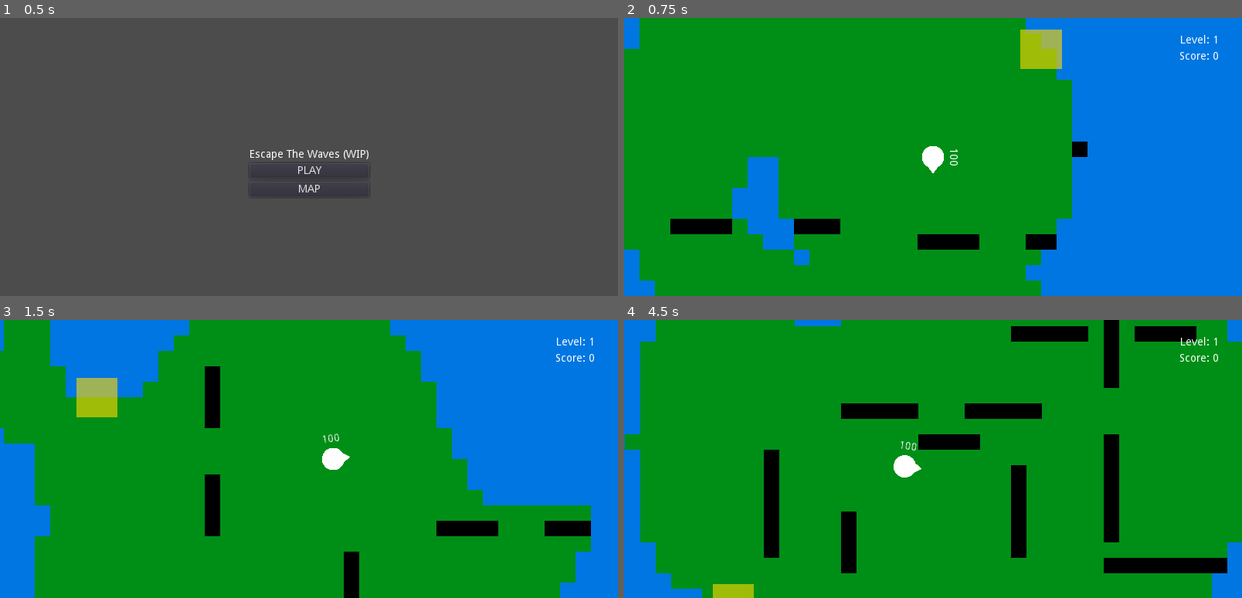
Above: before the commit, frames 1-4 (two rows, left to right).
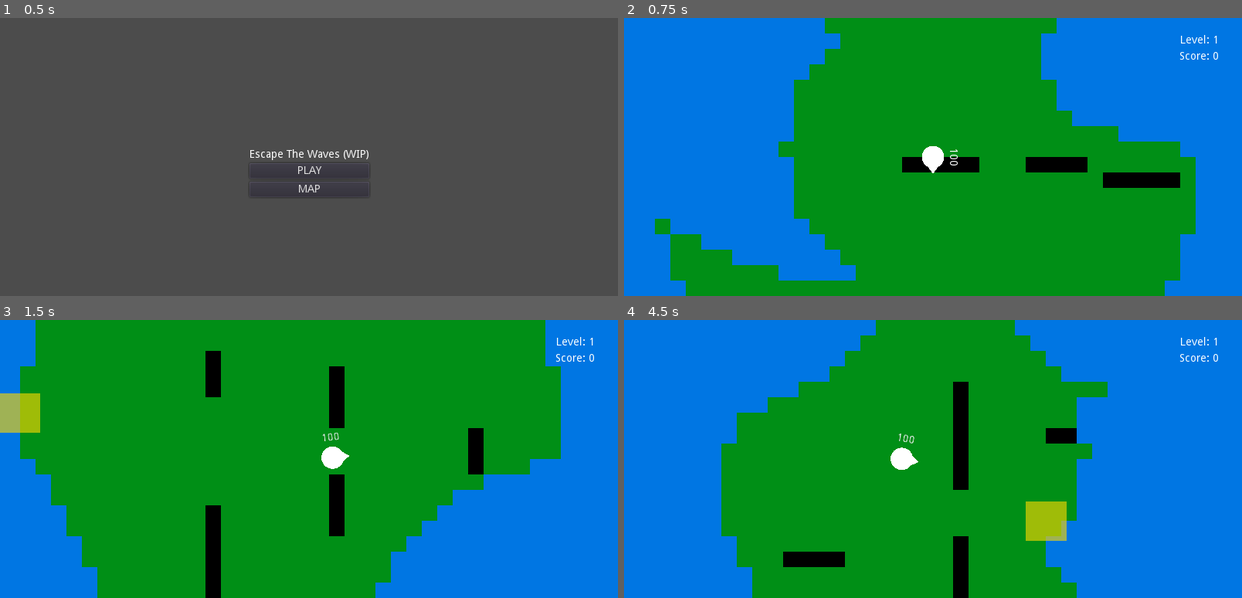
Above: after the commit, the same moments.

Repository: EmilienLeroy/EscapeTheWave
Game: Godot game, scene res://main.tscn
Same seed, same stepped clock (60 frames per second), same inputs: the game is played once before the commit and once after it.
Inputs (mouse positions are in pixels of both pictures, inside the frame that each line leads up to):
- Up to frame 1 (0.5 s): no input
- Up to frame 2 (0.75 s): click "MAP" at 0.5 s
- Up to frame 3 (1.5 s): tap Enter (ui_accept) at 1.25 s; move the mouse to (444, 445) at 1.27 s; hold Right (ui_right) from 1.28 s (still down); hold Enter (ui_accept) from 1.28 s (still down); click (444, 445) at 1.42 s
- Up to frame 4 (4.5 s): release Right (ui_right) at 2 s; release Enter (ui_accept) at 2 s; drag from (809, 472) to (636, 397) at 2.02 s; move the mouse to (994, 397) at 2.77 s; hold Right (ui_right) 2.78-3.5 s; hold Enter (ui_accept) 2.78-3.5 s; drag from (902, 514) to (747, 417) at 3.52 s; move the mouse to (1118, 500) at 4.27 s; hold Left (ui_left) from 4.28 s (still down); hold Enter (ui_accept) from 4.28 s (still down)

Frame 1 is identical in both runs. In frame 2, 39% of the frame differs, in the area x 0-93%, y 0-100%; in frame 3, 34%; in frame 4, 54%, in the area x 0-100%, y 0-100%.

Commit message:
⚡️ Improve loading time for same size of map

Diff:
--- a/entities/world/world.gd
+++ b/entities/world/world.gd
@@ -15,12 +15,13 @@
 
 func _ready():
 	var map = create_map(map_size);
-	var center = (map_size * tile_size) / 2
+	var center = (map_size * tile_size) / 2;
 
-	add_island(map, map_size / 4);
+	add_island(map, (map_size / 2) - 2);
 	remove_unconnected_island(map);
 	add_wall(map, map_size);
 	add_texture(map, map_size);
+	VisualServer.set_default_clear_color(Color8(0, 119, 228));
 
 	if (escape):
 		add_escape(map, escape);
@@ -67,10 +68,11 @@
 
 func get_island_border(map):
 	var border = []
+	var size = map.size();
 
-	for x in range(map.size()):
-		for y in range(map[x].size()):
-			if map[x][y] == 1:
+	for x in range(size):
+		for y in range(size):
+			if x + 1 < size and y + 1 < size and map[x][y] == 1:
 				if map[x - 1][y] == 0 or map[x + 1][y] == 0 or map[x][y - 1] == 0 or map[x][y + 1] == 0:
 					border.append(Vector2(x, y));
 
@@ -131,7 +133,7 @@
 
 				if (direction == 0):
 					for i in wall_length:
-						if map[x + i][y] == 1:
+						if x + i < size and map[x + i][y] == 1:
 							if (wall_length > 8 and i >= middle - 1 and i <= middle + 1):
 								map[x + i][y] = 1;
 								continue
@@ -140,7 +142,7 @@
 
 				elif (direction == 1):
 					for i in wall_length:
-						if map[x][y + i] == 1:
+						if x + i < size and y + i < size and map[x][y + i] == 1:
 							if (wall_length > 8 and i >= middle - 1 and i <= middle + 1):
 								map[x + i][y] = 1;
 								continue
--- a/scenes/map/map.gd
+++ b/scenes/map/map.gd
@@ -4,7 +4,7 @@
 
 var score = 0;
 var level = 1;
-var map_size = 80;
+var map_size = 40;
 
 func init(data):
 	level = data.level;
